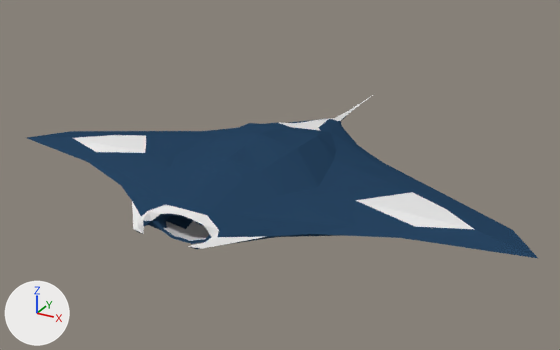
Renders of the Blender file Assets/Resources/Models/RayShip.blend from each side of a commit.
Both versions are drawn from a camera (50 mm lens) standing at (2.47, -4.28, 2.12) and looking at (-0.05, 0.3, -0.17). Arrows for +X, +Y and +Z are at lower left; the lights stay in place.

In view in the first picture: 'RayShip'.
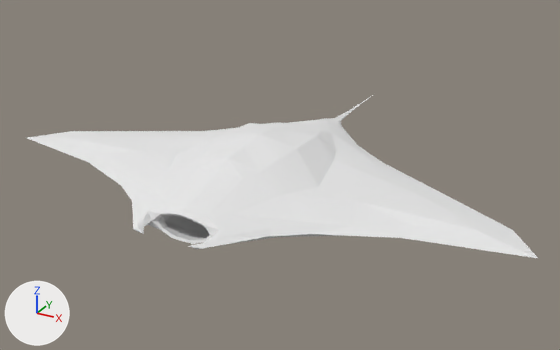
Where the change shows, as pixel boxes (x1, y1, x2, y2) in the pictures (560 x 350 px):
part 1 of me_rayship, recoloured (blue to white)
    both: (27, 111, 539, 259)

Diff of the bpy script that builds the scene:
```diff
--- a/Assets/Resources/Models/RayShip.blend.py
+++ b/Assets/Resources/Models/RayShip.blend.py
@@ me_rayship @@
 me_rayship.from_pydata(...)  # 505 vertices, 542 faces; spans x -1.91..1.91, y -0.25..0.29, z -1.97..1.16
 # used by ob_rayship; location = (0.0, 0.0, 0.0); rotation_euler = (1.571, 0.0, 0.0), in degrees (90, 0, 0)
+# me_rayship part 1: all 365 faces that had it switch from mat_blackmetallic (dark blue #284461) to mat_whitemetallic (white #e7e7e7)
```
